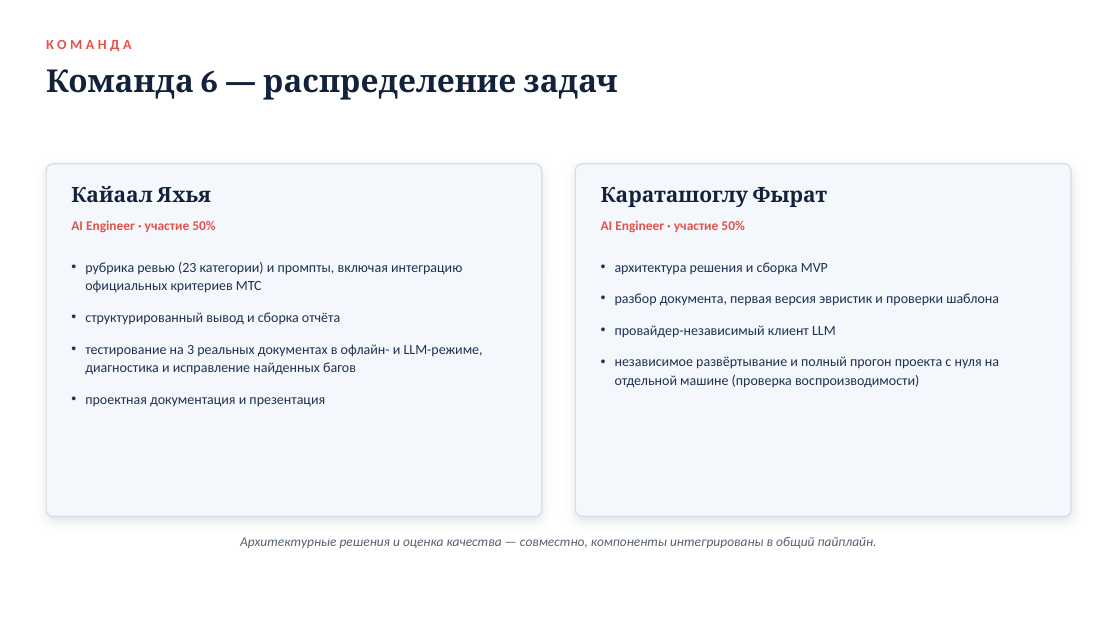
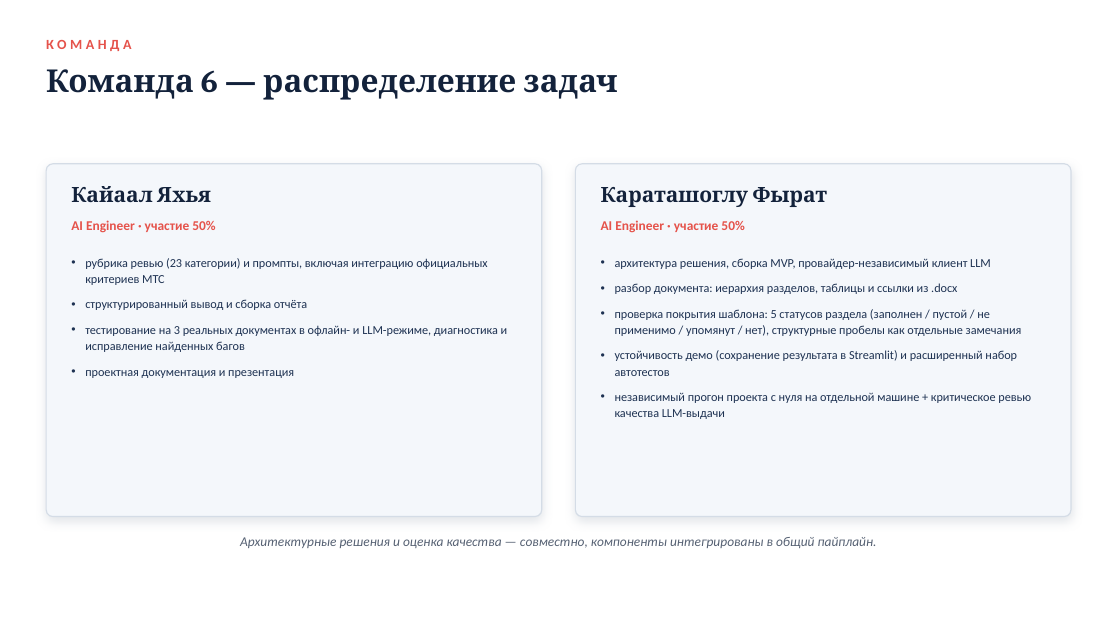
Before and after one commit to kayaal34/aitalenthub-hackathon, a slide deck: slide 11 of presentation/ТЗ-Ревьюер — финальная защита.pptx. Drawn at 1120x630 pixels with LibreOffice and Linux fonts; fonts in the diff are those of the drawing. Boxes give left, top, right and bottom in pixels: in the first picture for what was removed or moved away, otherwise in the second. Text is boxed around its words. In the diff, an @@ line names an element or a change of style, - is before the commit and + after.

```diff
--- a/presentation/ТЗ-Ревьюер — финальная защита.pptx
+++ b/presentation/ТЗ-Ревьюер — финальная защита.pptx
@@ text "рубрика ревью (23 категории) и ..." at bbox=[85, 258, 508, 378]: size 12 to 10.5 pt; line spacing 1.12 to 1.1; less space between paragraphs @@
@@ text at bbox=[615, 258, 1031, 419]: text changed; size 12 to 10.5 pt @@
-• архитектура решения и сборка MVP
-• разбор документа, первая версия эвристик и проверки шаблона
-• провайдер-независимый клиент LLM
-• независимое развёртывание и полный прогон проекта с нуля на отдельной машине (проверка воспроизводимости)
+• архитектура решения, сборка MVP, провайдер-независимый клиент LLM
+• разбор документа: иерархия разделов, таблицы и ссылки из .docx
+• проверка покрытия шаблона: 5 статусов раздела (заполнен / пустой / не применимо / упомянут / нет), структурные пробелы как отдельные замечания
+• устойчивость демо (сохранение результата в Streamlit) и расширенный набор автотестов
+• независимый прогон проекта с нуля на отдельной машине + критическое ревью качества LLM-выдачи
```
Also in this commit, not shown: 3 other files.
